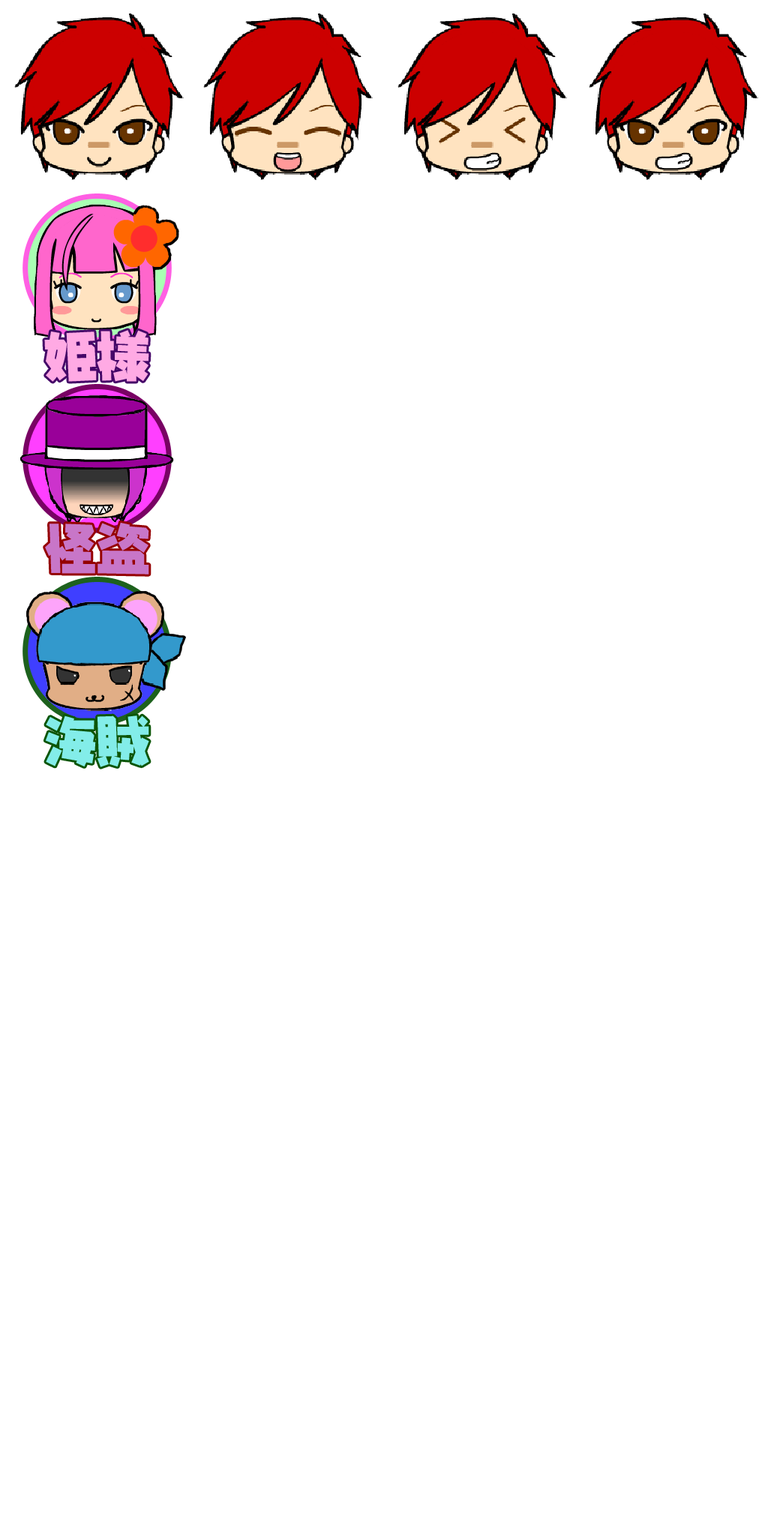
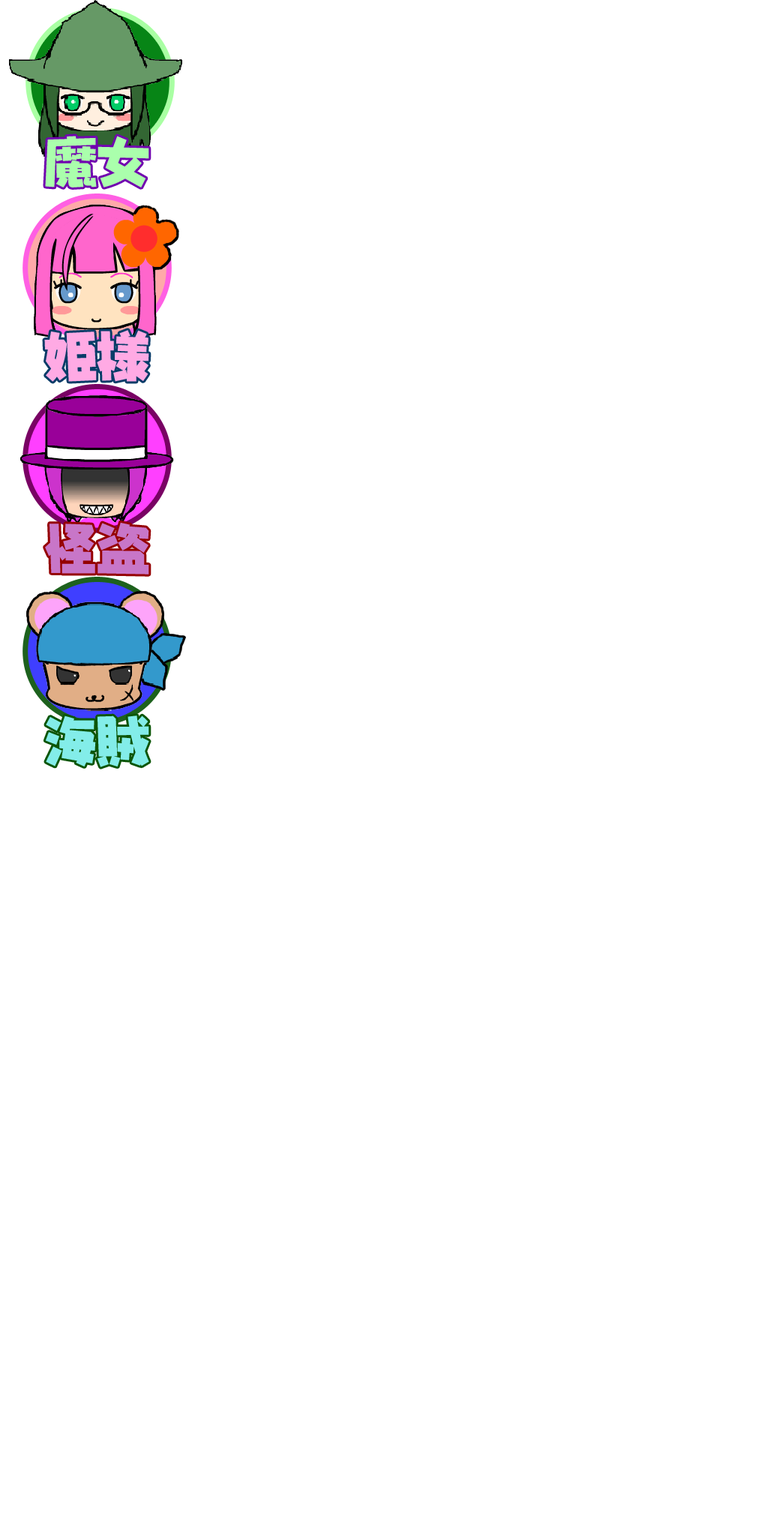
Comparing the layer stacks of the two 768x1536 images. Changes:
added layer "魔女" above "姫様" over [44,135,150,188]
painted on "シェイプ 1 のコピー" over [27,198,167,343]
added layer "シェイプ 1" (3rd of 3) above "シェイプ 1 のコピー 3" over [8,0,183,160]
added layer "シェイプ 1 のコピー 3" above "レイヤー 0" over [25,7,175,157]
painted on "レイヤー 0" over [14,13,759,181]
